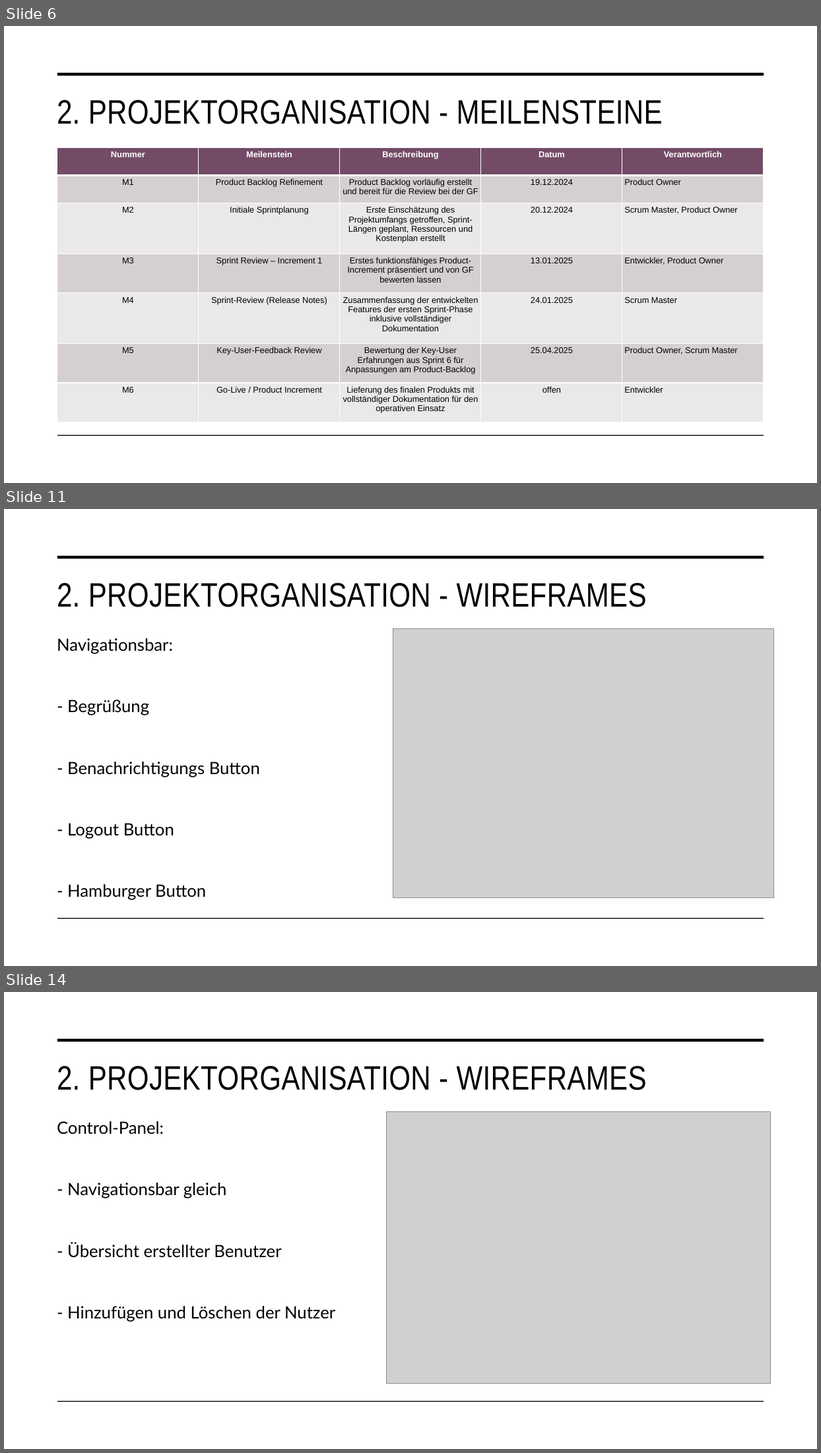
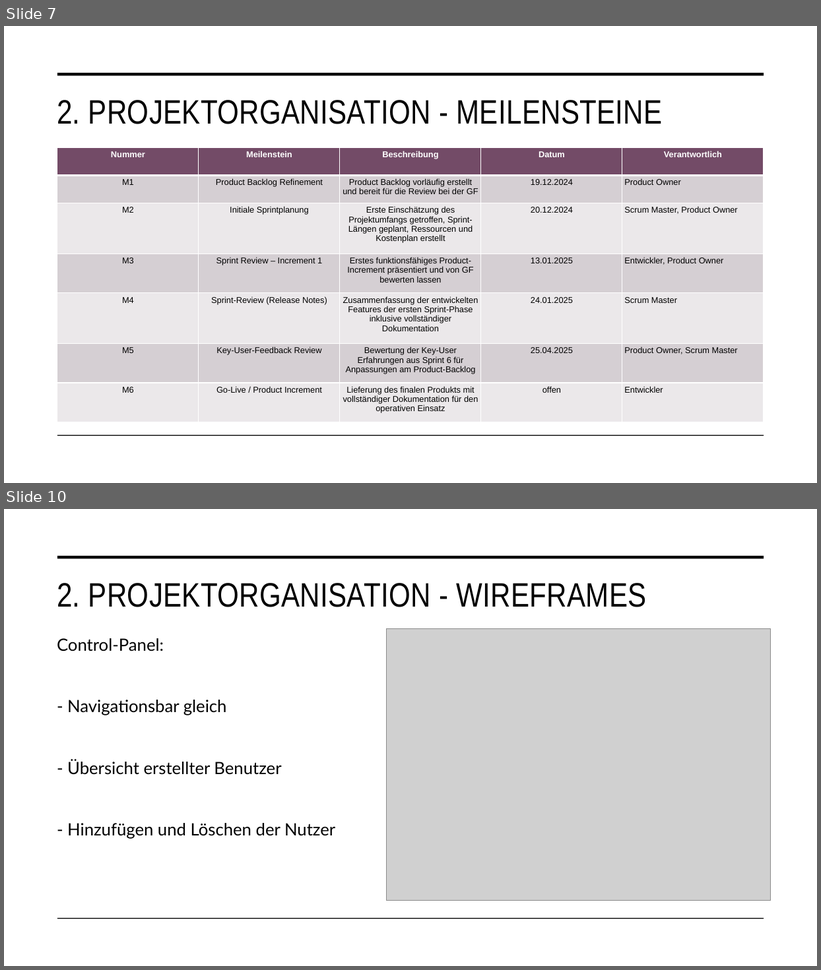
Before and after one commit to malu254/Eifrige-Otter-PM, a slide deck: Abgabe/Dokumentation/Präsentation.pptx. Shown one above the other, each under a label of ours: slides 6, 11 and 14 before the commit, slides 7 and 10 after it; the slides between them are not shown. The pictures are 821x1453 and 821x970 pixels, drawn with LibreOffice and Linux fonts; fonts in the diff are those of the drawing; grey boxes stand for pictures. Boxes give left, top, right and bottom in pixels: in the first picture for what was removed or moved away, otherwise in the second. Text is boxed around its words. In the diff, an @@ line names an element or a change of style, - is before the commit and + after.

```diff
--- a/Abgabe/Dokumentation/Präsentation.pptx
+++ b/Abgabe/Dokumentation/Präsentation.pptx
@@ slide 11 removed at (4, 509, 817, 966), background #FFFFFF; not listed: 2 template elements that a slide beside it also shows @@
@@ title removed at (57, 583, 647, 607) @@
-2. PROJEKTORGANISATION - WIREFRAMES
@@ text removed at (57, 638, 260, 900) @@
-Navigationsbar:
-- Begrüßung
-- Benachrichtigungs Button
-- Logout Button
-- Hamburger Button
@@ picture removed at (393, 629, 774, 899) @@
@@ what was slide 6 is now slide 7 @@
@@ what was slide 14 is now slide 10 @@
```
Also in this commit, not shown: 8 slides changed, 3 slides added, 4 other slides removed, 3 other files.
